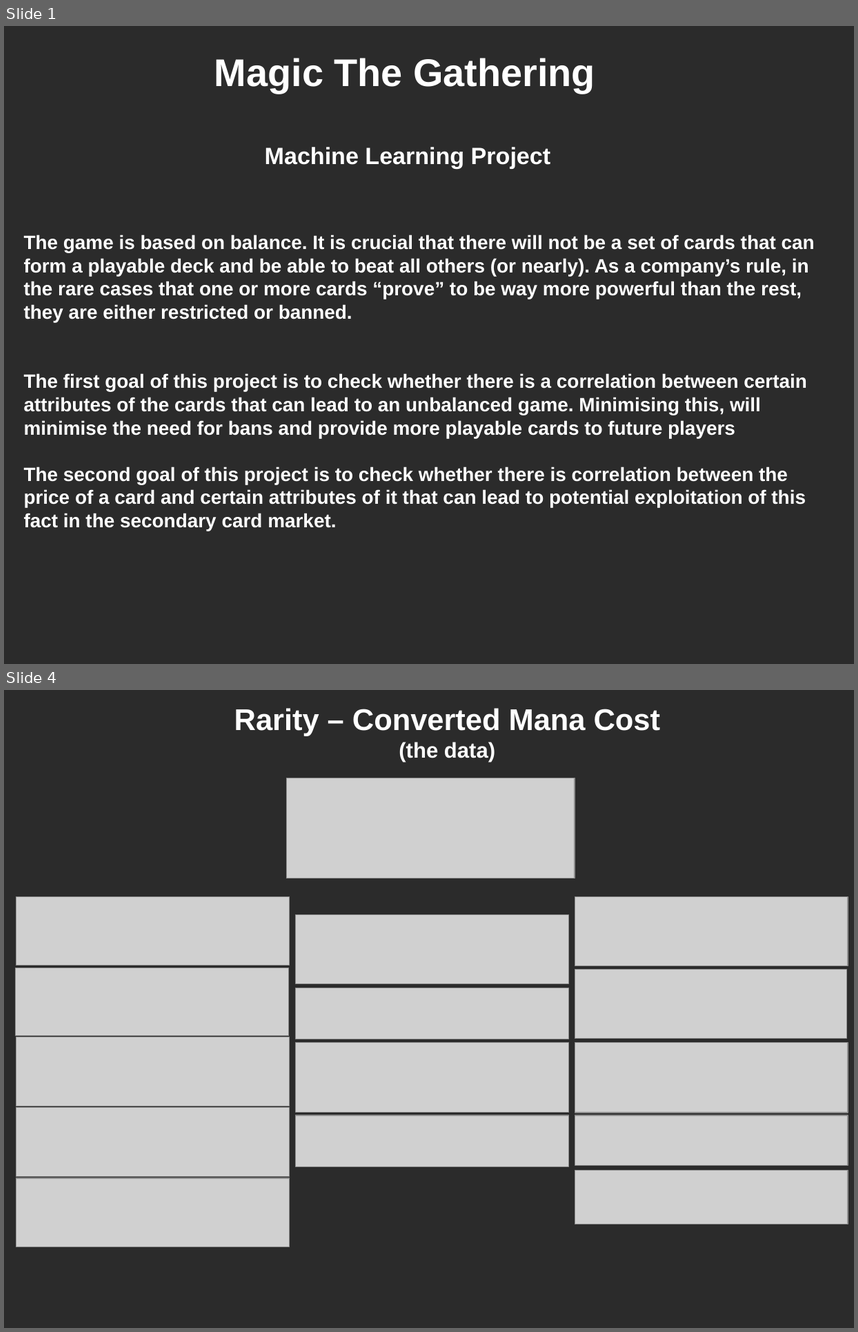
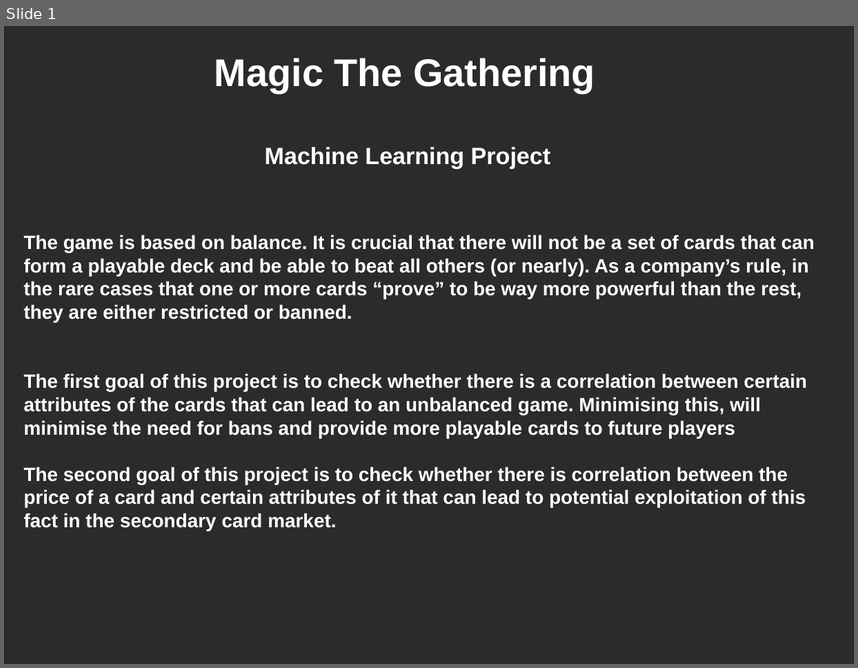
Before and after one commit to Spiros07/mtg_ml_models, a slide deck: presentation.odp. Shown one above the other, each under a label of ours: slides 1 and 4 before the commit, slide 1 after it; the slides between them are not shown. The pictures are 858x1332 and 858x668 pixels, drawn with LibreOffice and Linux fonts; fonts in the diff are those of the drawing; grey boxes stand for pictures; background and template pictures are left out; a plain dark background stands for a picture behind light text. Boxes give left, top, right and bottom in pixels: in the first picture for what was removed or moved away, otherwise in the second. Text is boxed around its words. In the diff, an @@ line names an element or a change of style, - is before the commit and + after.

```diff
--- a/presentation.odp
+++ b/presentation.odp
@@ slide 4 removed at bbox=[4, 690, 854, 1328], background picture (left out) @@
@@ text removed at bbox=[234, 708, 660, 762] @@
-Rarity – Converted Mana Cost (the data)
@@ picture removed at bbox=[286, 778, 575, 878] @@
@@ picture removed at bbox=[16, 897, 290, 965] @@
@@ picture removed at bbox=[296, 914, 568, 983] @@
@@ picture removed at bbox=[575, 897, 848, 966] @@
@@ picture removed at bbox=[16, 967, 289, 1036] @@
@@ picture removed at bbox=[575, 969, 847, 1038] @@
@@ picture removed at bbox=[296, 988, 568, 1039] @@
@@ picture removed at bbox=[16, 1037, 290, 1106] @@
@@ picture removed at bbox=[296, 1043, 568, 1112] @@
@@ picture removed at bbox=[575, 1043, 849, 1113] @@
@@ picture removed at bbox=[16, 1107, 290, 1176] @@
@@ picture removed at bbox=[296, 1115, 568, 1167] @@
@@ picture removed at bbox=[575, 1115, 849, 1165] @@
@@ picture removed at bbox=[16, 1179, 290, 1247] @@
@@ picture removed at bbox=[575, 1170, 848, 1224] @@
```
Also in this commit, not shown: 4 slides changed, 2 slides added, 1 other slide removed, 2 other files.
